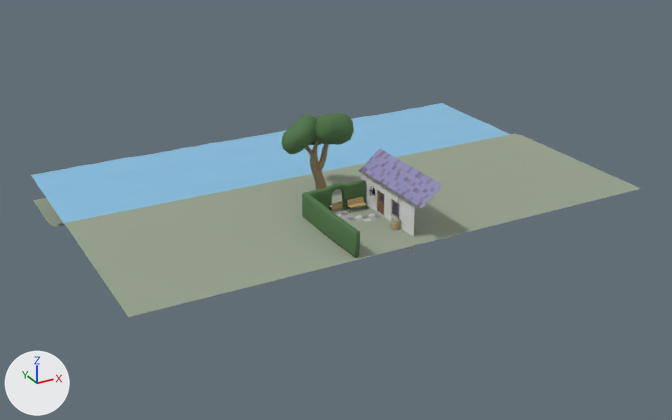
What one commit did to the FBX model LudumDare-2020-April/Assets/Models/Leaf me Alone Surroundings2.0.fbx.
Rendered twice from a 50 mm lens placed at (-31.4, -54.3, 28.6), pointed at (2.1, 6.7, -1.9). The lights are fixed; the arrows at lower left show +X, +Y and +Z. Where no turn or scale is listed for an object, it has been applied to the vertices. Vertices at the same position are counted once.

Before the edit, the objects in view are built like this:
```python
ob_bladeren_boom = bpy.data.objects.new('Bladeren boom', me_cube_027)
ob_bladeren_boom.location = (-0.8, 6.88, 5.17)
ob_bladeren_boom_001 = bpy.data.objects.new('Bladeren boom.001', me_cube_028)
ob_bladeren_boom_001.location = (0.82, 8.24, 4.6)
ob_bladeren_boom_002 = bpy.data.objects.new('Bladeren boom.002', me_cube_029)
ob_bladeren_boom_002.location = (2.11, 6.1, 5.81)
ob_boomstam = bpy.data.objects.new('Boomstam', me_cylinder_001)
ob_boomstam.location = (0.75, 6.35, -0.67)
ob_boomstam_001 = bpy.data.objects.new('Boomstam.001', me_cylinder_002)
ob_boomstam_001.location = (0.59, 6.77, 2.04)
ob_boomstam_002 = bpy.data.objects.new('Boomstam.002', me_cylinder_003)
ob_boomstam_002.location = (0.4, 7.25, 2.66)
ob_gras_omgeving = bpy.data.objects.new('Gras omgeving', me_plane_001)
ob_gras_omgeving.location = (-11.55, 7.75, 0.0)
ob_heg_low_poly = bpy.data.objects.new('Heg low poly', me_cube_005)
ob_heg_low_poly.location = (-2.68, 2.7, 0.22)
ob_water = bpy.data.objects.new('Water', me_plane_118)
ob_water.location = (-13.69, 17.19, -0.18)
# also in view: 'Muur' at (2.7, -0.3, 0.7)
```
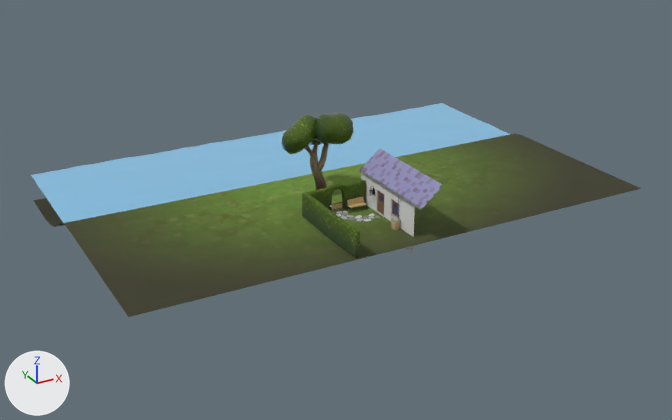
The edits, one by one:
Picture 'TEX_BoomGroen.png' (img_tex_boomgroen_png) is new.
Picture 'TEX_Heg.png' (img_tex_heg_png) is new.
Picture 'TEX_Gras.png' (img_tex_gras_png) is new.
Picture 'TEX_Boomstam.png' (img_tex_boomstam_png) is new.
In material 'Hout donker' (mat_hout_donker), base_color is no longer (0.3, 0.228, 0.12), brown #958361.
In material 'Hout donker' (mat_hout_donker), texture is now set to img_tex_boomstam_png.
In material 'Material.004' (mat_material_004), base_color is no longer (0.312, 0.369, 0.271), grey #98a48e.
In material 'Material.004' (mat_material_004), texture is now set to img_tex_gras_png.
In material 'Groen' (mat_groen), base_color is no longer (0.0808, 0.18, 0.0661), dark green #507649.
In material 'Groen' (mat_groen), texture is now set to img_tex_heg_png.
Material 'Boomgroen' (mat_boomgroen) is new.
Its texture is img_tex_boomgroen_png.
Its roughness is 0.0.
me_plane_001 has 24 vertices, 11 faces and spans x -7.2..35.2, y -13.0..14.5, z -2.6..0.0.
me_plane_001 is used by ob_gras_omgeving; location (-11.55, 7.75, 0.0).
me_plane_001 part 1: texture (UV) coordinates of 11 of 11 faces, centred in x 14.0, y -11.3..12.4, z -2.6..0.0, changed; they spanned u 0.0..1.0, v 0.0..1.0 and now span u 0.03..0.87, v 0.14..0.68.
me_cube_027 has 98 vertices, 96 faces and spans x -1.74..1.8, y -1.23..1.34, z -1.57..1.17.
me_cube_027 no longer uses material mat_groen (dark green #507649).
me_cube_027 now uses material mat_boomgroen (picture img_tex_boomgroen_png).
me_cylinder_003 is used by ob_boomstam_002; location (0.4, 7.25, 2.66).
me_cylinder_003 had 144 vertices, 130 faces and spanned x -0.32..0.37, y -0.27..1.52, z -0.29..1.65.
me_cylinder_003 now has 560 vertices, 503 faces and spans x -1.22..1.77, y -1.32..1.52, z -2.87..2.58.
me_cylinder_003 part 2: the loose piece of 144 vertices spanning x -0.32..0.37, y -0.27..1.52, z -0.29..1.65 is copied, and the copy is multiplied about its middle by the matrix ((0.06, 1.42, -0.376), (-1.462, 0.022, -0.15), (-0.14, 0.38, 1.413)), then moved by (0.8, -1.23, -0.09); it spans x -0.18..1.77, y -1.23..-0.13, z -1.02..2.25.
me_cylinder_003 part 3: a new loose piece of 128 vertices spanning x -0.41..0.8, y -1.32..0.12, z -2.87..2.58, in mat_hout_donker (picture img_tex_boomstam_png).
me_cube_029 has 98 vertices, 96 faces and spans x -2.14..1.25, y -1.14..1.38, z -1.86..0.73.
me_cube_029 no longer uses material mat_groen (dark green #507649).
me_cube_029 now uses material mat_boomgroen (picture img_tex_boomgroen_png).
Object 'Cube.020' (ob_cube_020) now shows me_cube_063 instead of me_cube_065.
Object 'Boomstam' (ob_boomstam) is deleted.
Object 'Cube.022' (ob_cube_022) now shows me_cube_065 instead of me_cube_067.

Pixel boxes (x1, y1, x2, y2) of what changed, in the pictures (672 x 420 px):
'Gras omgeving', surface changed (grey to green)
    both: (33, 134, 641, 317)
'Heg low poly', surface changed
    both: (302, 180, 366, 258)
'Bladeren boom.002', surface changed, recoloured
    both: (315, 113, 354, 145)
'Bladeren boom', surface changed, recoloured
    both: (281, 115, 316, 154)
'Boomstam.002', surface changed
    both: (304, 140, 329, 190)
'Boomstam', deleted
    before: (310, 140, 327, 190)
'Boomstam.001', no longer drawn
    before: (318, 144, 329, 171)
'Boomstam.003', no longer drawn
    before: (304, 148, 315, 158)
part 2 of me_cylinder_003, added
    after: (318, 144, 329, 171)
part 3 of me_cylinder_003, added
    after: (310, 140, 327, 190)
